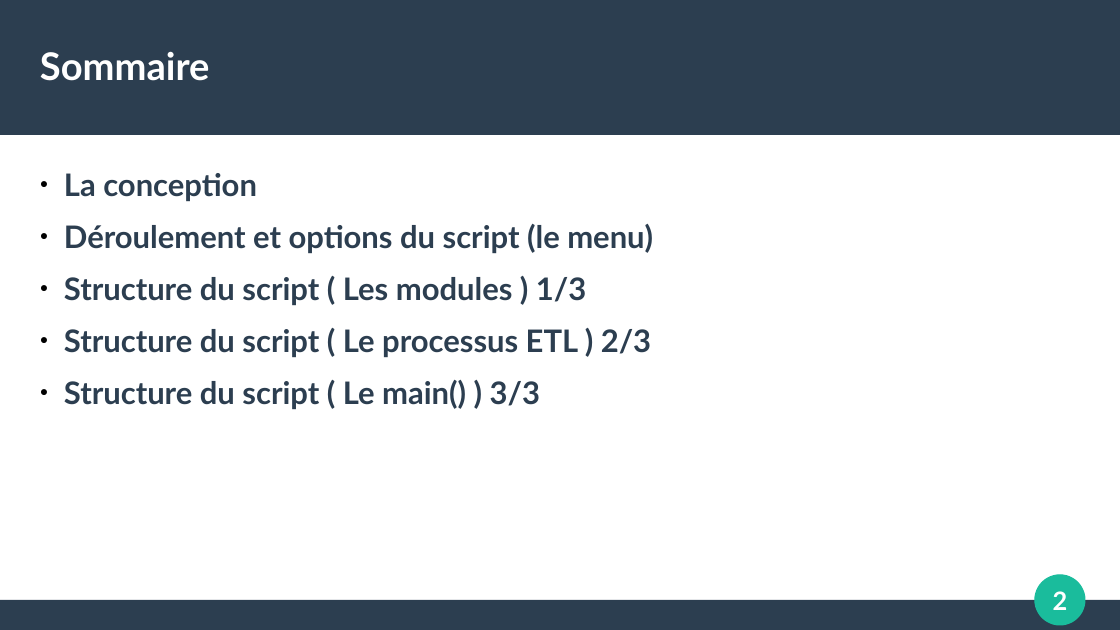
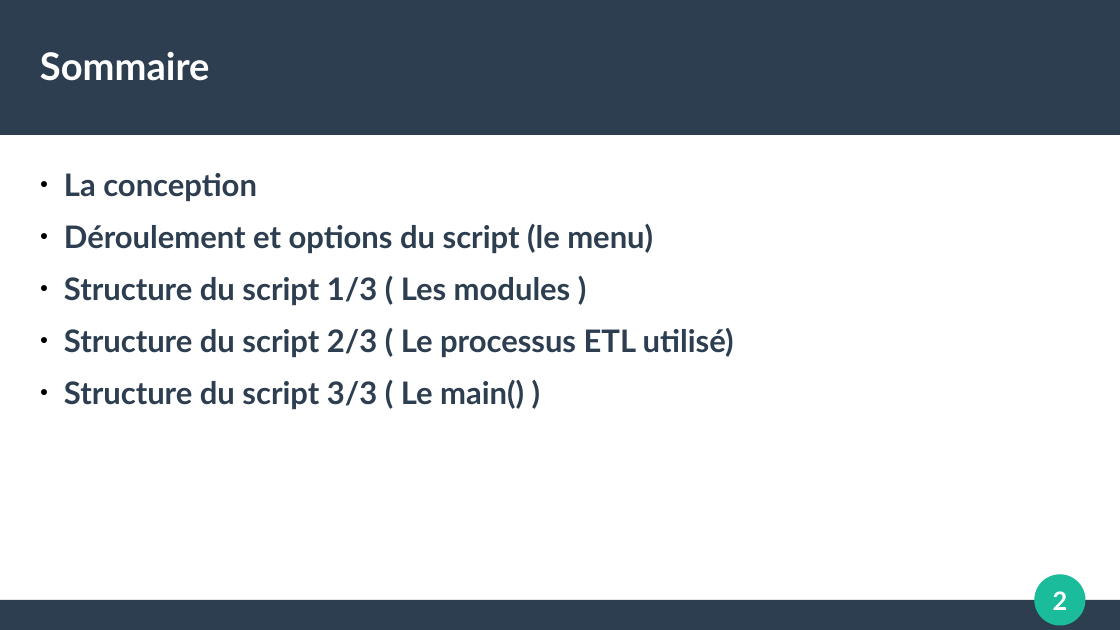
Before and after one commit to Mike-mg/books_to_scrape, a slide deck: slide 2 of P02_04_book_to_scrap_impress.odp. Drawn at 1120x630 pixels with LibreOffice and Linux fonts; fonts in the diff are those of the drawing. Boxes give left, top, right and bottom in pixels: in the first picture for what was removed or moved away, otherwise in the second. Text is boxed around its words. In the diff, an @@ line names an element or a change of style, - is before the commit and + after.

```diff
--- a/P02_04_book_to_scrap_impress.odp
+++ b/P02_04_book_to_scrap_impress.odp
@@ text at (64,277,734,409): text changed @@
-● Structure du script ( Les modules ) 1/3
-● Structure du script ( Le processus ETL ) 2/3
-● Structure du script ( Le main() ) 3/3
+● Structure du script 1/3 ( Les modules )
+● Structure du script 2/3 ( Le processus ETL utilisé)
+● Structure du script 3/3 ( Le main() )
```
